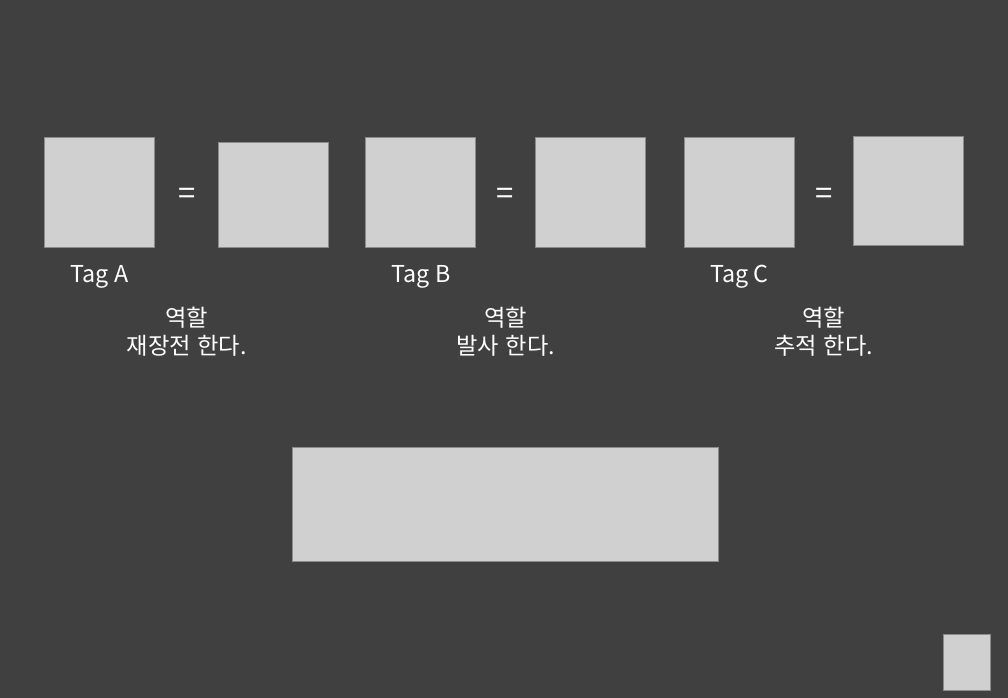
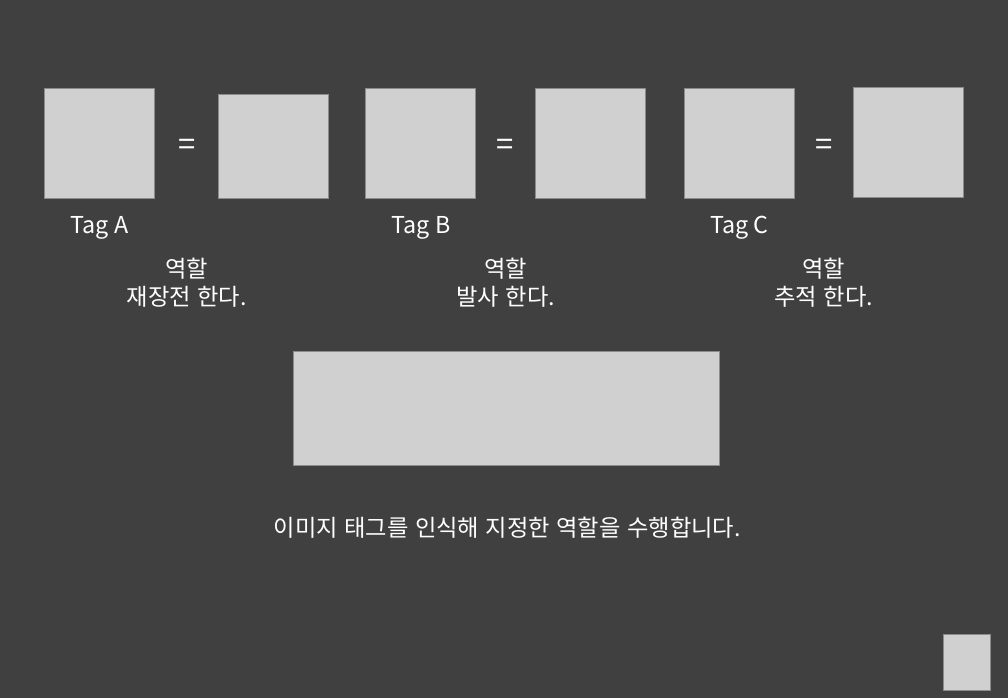
Before and after one commit to Hanghyeon/SQUARE, a slide deck: slide 11 of User_OtherFiles/포폴 발표 준비/2017_NCIA.pptx. Drawn at 1008x698 pixels with LibreOffice and Linux fonts; fonts in the diff are those of the drawing; grey boxes stand for pictures. Boxes give left, top, right and bottom in pixels: in the first picture for what was removed or moved away, otherwise in the second. Text is boxed around its words. In the diff, an @@ line names an element or a change of style, - is before the commit and + after.

```diff
--- a/User_OtherFiles/포폴 발표 준비/2017_NCIA.pptx
+++ b/User_OtherFiles/포폴 발표 준비/2017_NCIA.pptx
@@ 9 texts, 6 pictures: place and size @@
-9 texts, 6 pictures at [45,136,963,356]
+9 texts, 6 pictures at [45,87,963,307]
@@ picture: place and size @@
-picture at [292,447,719,561]
+picture at [293,351,719,465]
@@ text added at [274,516,740,538], 18 pt, text #FFFFFF @@
+이미지 태그를 인식해 지정한 역할을 수행합니다.
```
Also in this commit, not shown: 4 other slides changed, 11 slides added, 5 slides removed.
